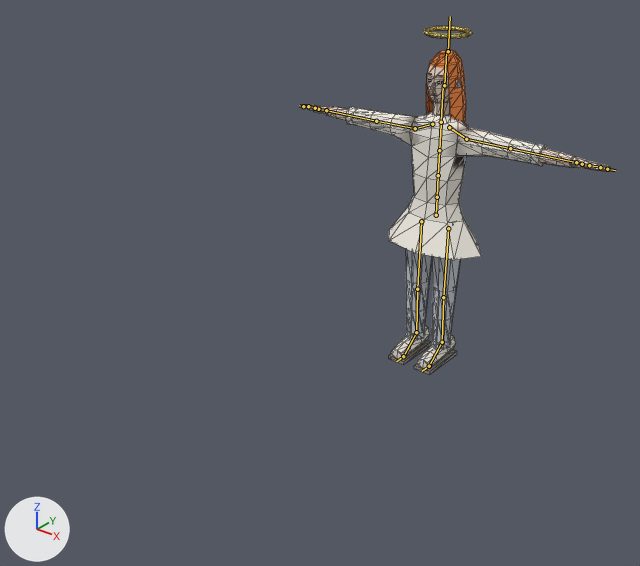
Renders of the glTF model board/Assets/Models/Animations/religionAnimations.glb from each side of a commit.
One viewpoint serves both versions: a camera (50 mm lens) standing at (2.43, -4.06, 2.74) and looking at (0.07, -1.12, 0.92). The lights are fixed; the arrows at lower left show +X, +Y and +Z. The older version comes first. The bones that change, and the others that lie on the model, are drawn over the model as lines. Mesh edges are drawn as thin lines.

Objects in the first picture: 'Religion_Character'.
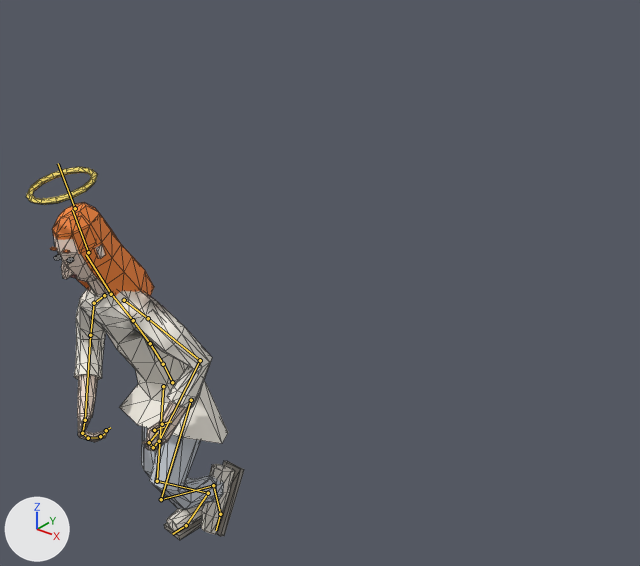
The newer file adds an action. The first version stands in its rest pose; the second is drawn at frame 26 of the action '3'.

The edits, one by one:
Bone 'mixamorig:Hips' (bone_mixamorig_hips) moves from (0.0, 0.0, 0.0) to (-0.016, -0.132, 2.003).
Bone 'mixamorig:Hips' (bone_mixamorig_hips) turns from (0, 0, 0) to (18, -4, 3) degrees about its own x, y and z.
Bone 'mixamorig:LeftUpLeg' (bone_mixamorig_leftupleg) turns from (0, 0, 0) to (47, -4, -3) degrees about its own x, y and z.
Bone 'mixamorig:LeftLeg' (bone_mixamorig_leftleg) turns from (0, 0, 0) to (-96, 1, -6) degrees about its own x, y and z.
Bone 'mixamorig:LeftFoot' (bone_mixamorig_leftfoot) turns from (0, 0, 0) to (9, -3, 9) degrees about its own x, y and z.
Bone 'mixamorig:RightUpLeg' (bone_mixamorig_rightupleg) turns from (0, 0, 0) to (33, 2, 4) degrees about its own x, y and z.
Bone 'mixamorig:RightLeg' (bone_mixamorig_rightleg) turns from (0, 0, 0) to (-63, 2, 0) degrees about its own x, y and z.
Bone 'mixamorig:RightFoot' (bone_mixamorig_rightfoot) turns from (0, 0, 0) to (49, -5, -7) degrees about its own x, y and z.
Bone 'mixamorig:Spine' (bone_mixamorig_spine) turns from (0, 0, 0) to (4, 3, -1) degrees about its own x, y and z.
Bone 'mixamorig:Spine1' (bone_mixamorig_spine1) turns from (0, 0, 0) to (3, 2, 1) degrees about its own x, y and z.
Bone 'mixamorig:Spine2' (bone_mixamorig_spine2) turns from (0, 0, 0) to (3, 2, 1) degrees about its own x, y and z.
Bone 'mixamorig:LeftShoulder' (bone_mixamorig_leftshoulder) turns from (0, 0, 0) to (12, 4, 9) degrees about its own x, y and z.
Bone 'mixamorig:LeftArm' (bone_mixamorig_leftarm) turns from (0, 0, 0) to (55, 18, 16) degrees about its own x, y and z.
Bone 'mixamorig:LeftForeArm' (bone_mixamorig_leftforearm) turns from (0, 0, 0) to (0, 0, 74) degrees about its own x, y and z.
Bone 'mixamorig:LeftHand' (bone_mixamorig_lefthand) turns from (0, 0, 0) to (-5, -17, 2) degrees about its own x, y and z.
Bone 'mixamorig:LeftHandIndex1' (bone_mixamorig_lefthandindex1) turns from (0, 0, 0) to (-4, 30, 87) degrees about its own x, y and z.
Bone 'mixamorig:LeftHandIndex2' (bone_mixamorig_lefthandindex2) turns from (0, 0, 0) to (25, -4, 58) degrees about its own x, y and z.
Bone 'mixamorig:LeftHandIndex3' (bone_mixamorig_lefthandindex3) turns from (0, 0, 0) to (20, 10, 46) degrees about its own x, y and z.
Bone 'mixamorig:Neck' (bone_mixamorig_neck) turns from (0, 0, 0) to (-7, 0, 1) degrees about its own x, y and z.
Bone 'mixamorig:Head' (bone_mixamorig_head) turns from (0, 0, 0) to (-10, 1, -4) degrees about its own x, y and z.
Bone 'mixamorig:RightShoulder' (bone_mixamorig_rightshoulder) turns from (0, 0, 0) to (8, -3, -6) degrees about its own x, y and z.
Bone 'mixamorig:RightArm' (bone_mixamorig_rightarm) turns from (0, 0, 0) to (46, -16, -22) degrees about its own x, y and z.
Bone 'mixamorig:RightForeArm' (bone_mixamorig_rightforearm) turns from (0, 0, 0) to (0, 0, -82) degrees about its own x, y and z.
Bone 'mixamorig:RightHand' (bone_mixamorig_righthand) turns from (0, 0, 0) to (-8, 11, -6) degrees about its own x, y and z.
Bone 'mixamorig:RightHandIndex1' (bone_mixamorig_righthandindex1) turns from (0, 0, 0) to (57, -1, -7) degrees about its own x, y and z.
Bone 'mixamorig:RightHandIndex2' (bone_mixamorig_righthandindex2) turns from (0, 0, 0) to (47, -7, 8) degrees about its own x, y and z.
Bone 'mixamorig:RightHandIndex3' (bone_mixamorig_righthandindex3) turns from (0, 0, 0) to (40, -27, 21) degrees about its own x, y and z.

What differs and where, as boxes (x1, y1, x2, y2) in the pictures (640 x 566 px):
'Religion_Character', posed (29% narrower, 7% taller): before (303, 26, 610, 375); after (26, 167, 244, 540)
bone 'mixamorig:Hips', root to tip: before (436, 215) to (437, 197); after (172, 382) to (163, 364)
bone 'mixamorig:LeftUpLeg', root to tip: before (448, 228) to (443, 297); after (191, 400) to (161, 499)
bone 'mixamorig:LeftLeg', root to tip: before (443, 297) to (442, 342); after (161, 499) to (213, 485)
bone 'mixamorig:LeftFoot', root to tip: before (442, 342) to (429, 366); after (213, 485) to (220, 514)
bone 'mixamorig:RightUpLeg', root to tip: before (421, 221) to (417, 289); after (163, 386) to (157, 481)
bone 'mixamorig:RightLeg', root to tip: before (417, 289) to (416, 332); after (157, 481) to (208, 493)
bone 'mixamorig:RightFoot', root to tip: before (416, 332) to (403, 356); after (208, 493) to (186, 525)
bone 'mixamorig:Spine', root to tip: before (437, 197) to (438, 175); after (163, 364) to (150, 343)
bone 'mixamorig:Spine1', root to tip: before (438, 175) to (439, 150); after (150, 343) to (133, 320)
bone 'mixamorig:Spine2', root to tip: before (439, 150) to (441, 124); after (133, 320) to (113, 296)
bone 'mixamorig:LeftShoulder', root to tip: before (449, 127) to (466, 139); after (124, 300) to (148, 318)
bone 'mixamorig:LeftArm', root to tip: before (466, 139) to (510, 148); after (148, 318) to (200, 360)
bone 'mixamorig:LeftForeArm', root to tip: before (510, 148) to (576, 162); after (200, 360) to (159, 441)
bone 'mixamorig:LeftHand', root to tip: before (576, 162) to (582, 164); after (159, 441) to (153, 447)
bone 'mixamorig:LeftHandIndex1', root to tip: before (582, 164) to (589, 165); after (153, 447) to (149, 442)
bone 'mixamorig:LeftHandIndex2', root to tip: before (589, 165) to (601, 167); after (149, 442) to (157, 432)
bone 'mixamorig:LeftHandIndex3', root to tip: before (600, 167) to (608, 168); after (154, 430) to (164, 427)
bone 'mixamorig:Neck', root to tip: before (441, 122) to (443, 85); after (111, 294) to (86, 254)
bone 'mixamorig:Head', root to tip: before (444, 85) to (446, 51); after (88, 252) to (72, 210)
bone 'mixamorig:RightShoulder', root to tip: before (432, 124) to (415, 128); after (104, 295) to (94, 303)
bone 'mixamorig:RightArm', root to tip: before (415, 128) to (376, 121); after (94, 303) to (90, 335)
bone 'mixamorig:RightForeArm', root to tip: before (376, 121) to (326, 110); after (90, 335) to (85, 420)
bone 'mixamorig:RightHand', root to tip: before (326, 110) to (318, 109); after (85, 420) to (82, 433)
bone 'mixamorig:RightHandIndex1', root to tip: before (318, 109) to (315, 108); after (82, 433) to (88, 438)
bone 'mixamorig:RightHandIndex2', root to tip: before (315, 108) to (309, 106); after (88, 438) to (101, 437)
bone 'mixamorig:RightHandIndex3', root to tip: before (308, 106) to (305, 105); after (100, 436) to (105, 433)
